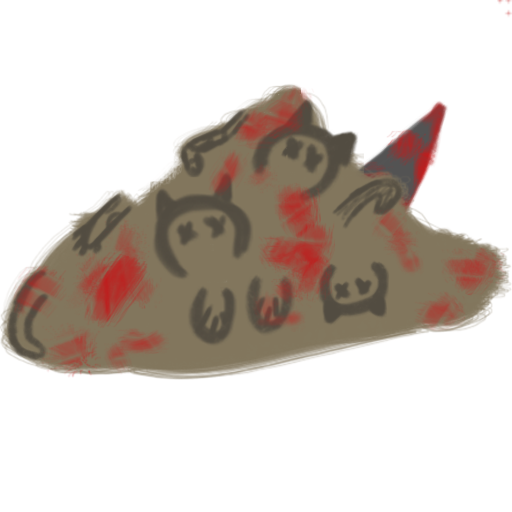
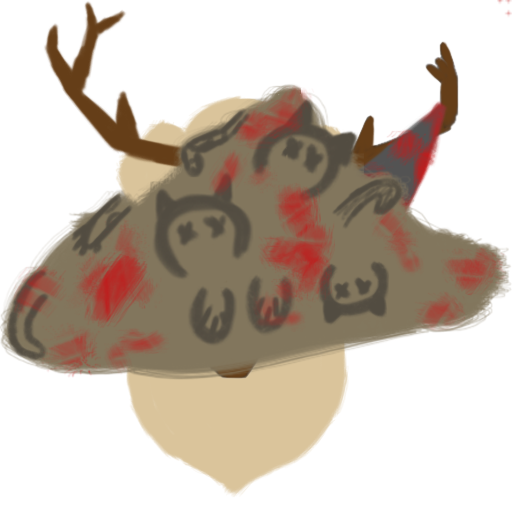
Layers edited between the first and the second w=512, h=512 image:
showed "Deer" over [43, 1, 459, 380]
showed "DeerBack" over [115, 95, 374, 497]
